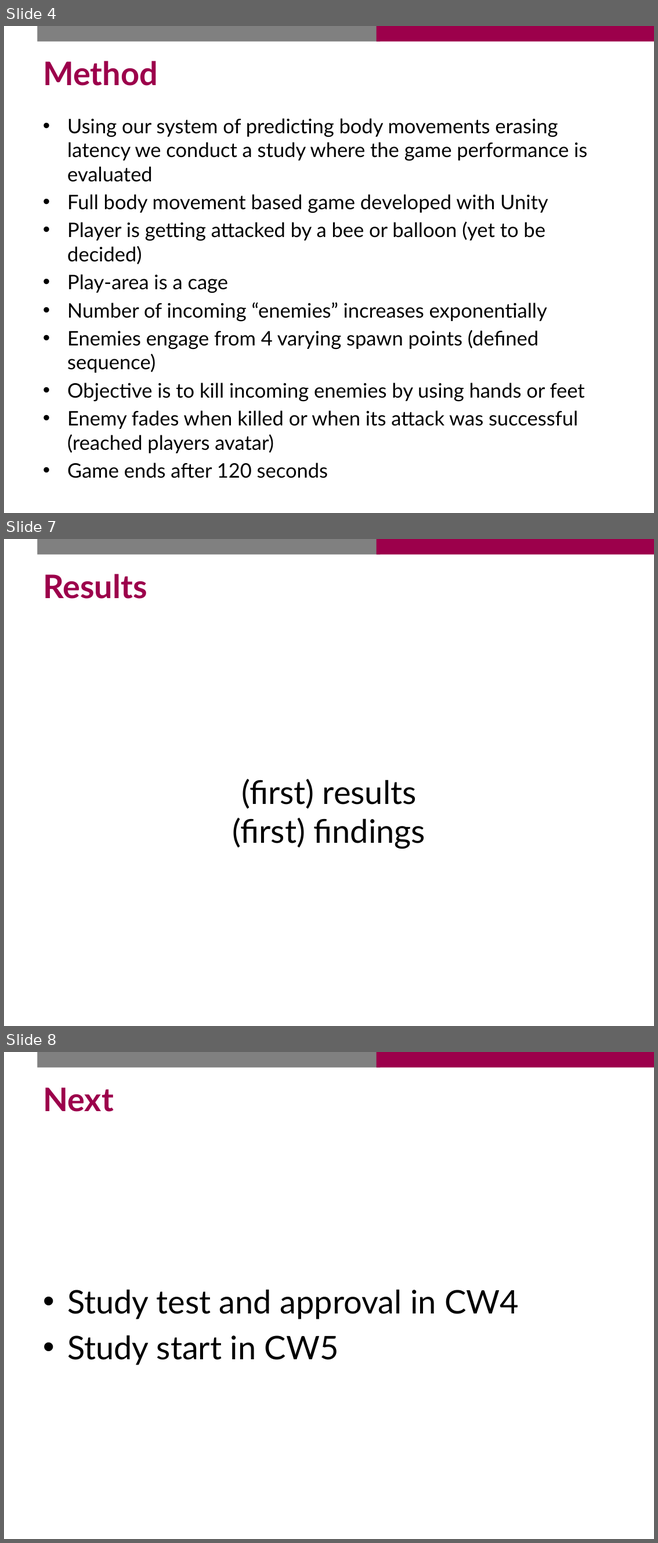
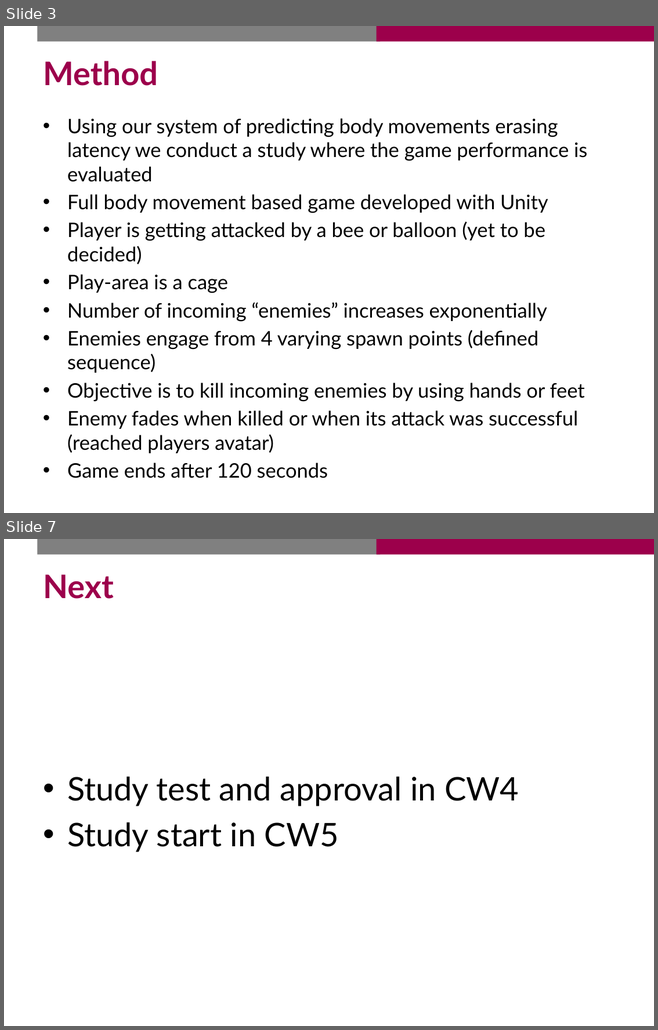
Before and after one commit to Cele3x/research-seminar, a slide deck: status-reports/20200115/predicting_avatar_movements.pptx. Shown one above the other, each under a label of ours: slides 4, 7 and 8 before the commit, slides 3 and 7 after it; the slides between them are not shown. The pictures are 658x1543 and 658x1030 pixels, drawn with LibreOffice and Linux fonts; fonts in the diff are those of the drawing; background and template pictures are left out. Boxes give left, top, right and bottom in pixels: in the first picture for what was removed or moved away, otherwise in the second. Text is boxed around its words. In the diff, an @@ line names an element or a change of style, - is before the commit and + after.

```diff
--- a/status-reports/20200115/predicting_avatar_movements.pptx
+++ b/status-reports/20200115/predicting_avatar_movements.pptx
@@ slide 7 removed at [4, 539, 654, 1026], background #FFFFFF; not listed: 2 template elements that a slide beside it also shows @@
@@ title removed at [43, 574, 147, 599] @@
-Results
@@ text removed at [233, 779, 426, 849] @@
-(first) results
-(first) findings
@@ what was slide 4 is now slide 3 @@
@@ what was slide 8 is now slide 7 @@
```
Also in this commit, not shown: 2 slides changed, 2 slides added, 2 other slides removed.
